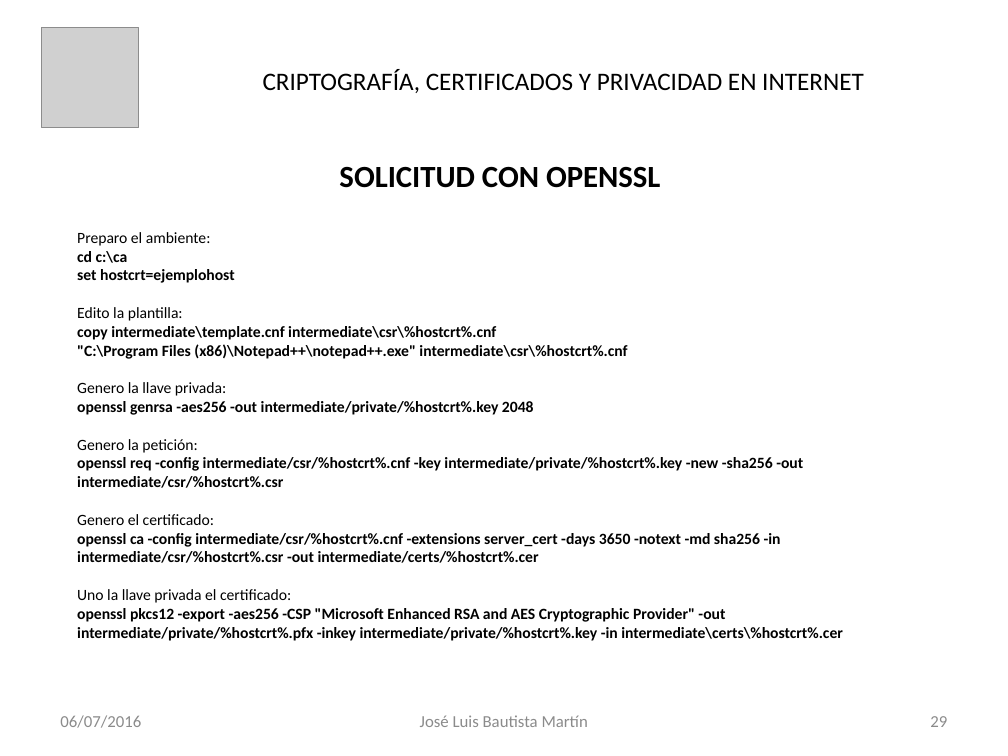
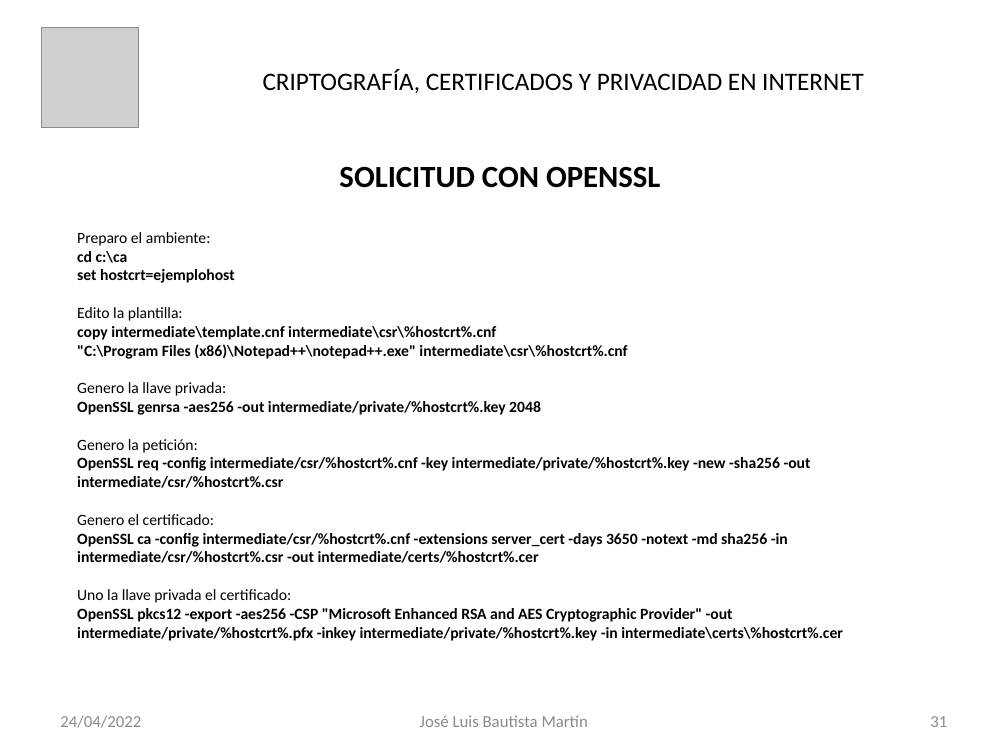
Before and after one commit to jbautistamartin/CapacitacionCriptografiaCertificadosPrivacidad, a slide deck: slide 31 of Documentos/Certicados Digitales.pptx (slide 29 before the commit). Drawn at 1008x756 pixels with LibreOffice and Linux fonts; fonts in the diff are those of the drawing; grey boxes stand for pictures. Boxes give left, top, right and bottom in pixels: in the first picture for what was removed or moved away, otherwise in the second. Text is boxed around its words. In the diff, an @@ line names an element or a change of style, - is before the commit and + after.

```diff
--- a/Documentos/Certicados Digitales.pptx
+++ b/Documentos/Certicados Digitales.pptx
@@ text at [77,401,541,415]: text changed @@
-openssl genrsa -aes256 -out intermediate/private/%hostcrt%.key 2048
+OpenSSL genrsa -aes256 -out intermediate/private/%hostcrt%.key 2048
@@ text at [77,457,811,488]: text changed @@
-openssl req -config intermediate/csr/%hostcrt%.cnf -key intermediate/private/%hostcrt%.key -new -sha256 -out intermediate/csr/%hostcrt%.csr
+OpenSSL req -config intermediate/csr/%hostcrt%.cnf -key intermediate/private/%hostcrt%.key -new -sha256 -out intermediate/csr/%hostcrt%.csr
@@ text at [77,533,788,563]: text changed @@
-openssl ca -config intermediate/csr/%hostcrt%.cnf -extensions server_cert -days 3650 -notext -md sha256 -in intermediate/csr/%hostcrt%.csr -out intermediate/certs/%hostcrt%.cer
+OpenSSL ca -config intermediate/csr/%hostcrt%.cnf -extensions server_cert -days 3650 -notext -md sha256 -in intermediate/csr/%hostcrt%.csr -out intermediate/certs/%hostcrt%.cer
@@ text at [77,608,843,641]: text changed @@
-openssl pkcs12 -export -aes256 -CSP "Microsoft Enhanced RSA and AES Cryptographic Provider" -out intermediate/private/%hostcrt%.pfx -inkey intermediate/private/%hostcrt%.key -in intermediate\certs\%hostcrt%.cer
+OpenSSL pkcs12 -export -aes256 -CSP "Microsoft Enhanced RSA and AES Cryptographic Provider" -out intermediate/private/%hostcrt%.pfx -inkey intermediate/private/%hostcrt%.key -in intermediate\certs\%hostcrt%.cer
@@ text at [60,715,141,728]: text changed @@
-06/07/2016
+24/04/2022
@@ page number at [930,716,947,727]: text changed @@
-29
+31
```
Also in this commit, not shown: 30 other slides changed, 2 slides added, 2 other files.
